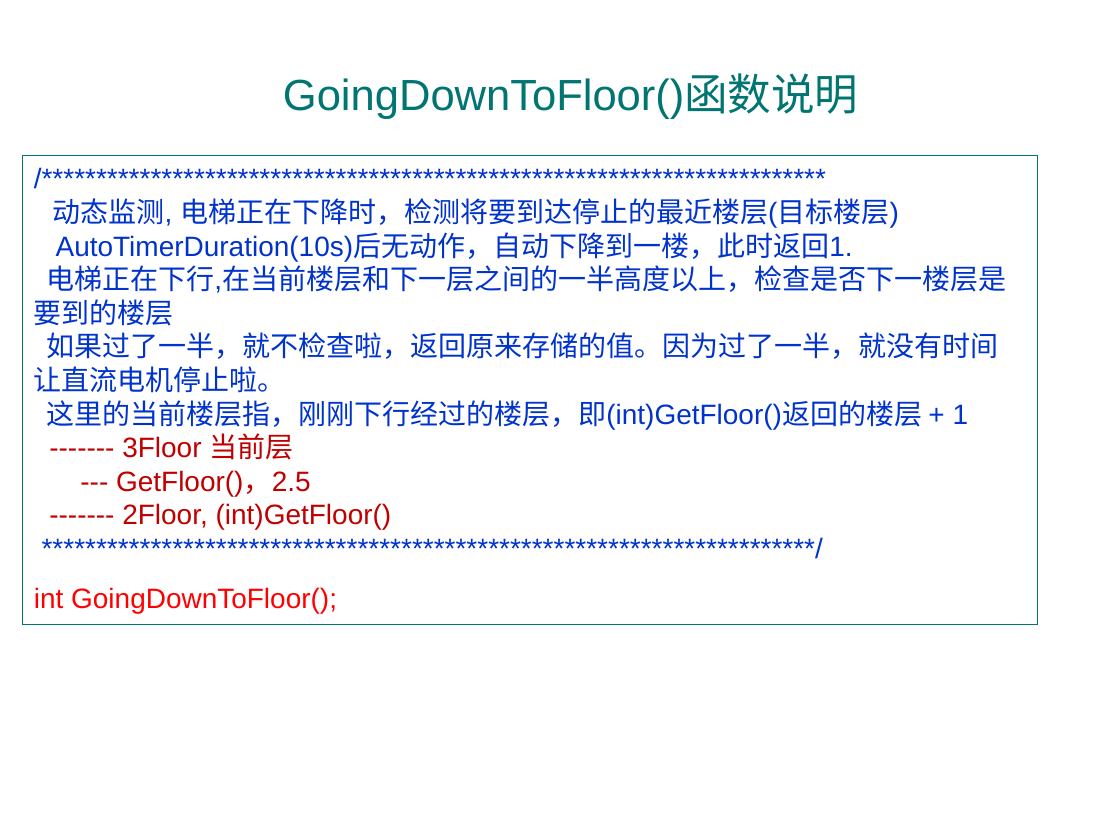
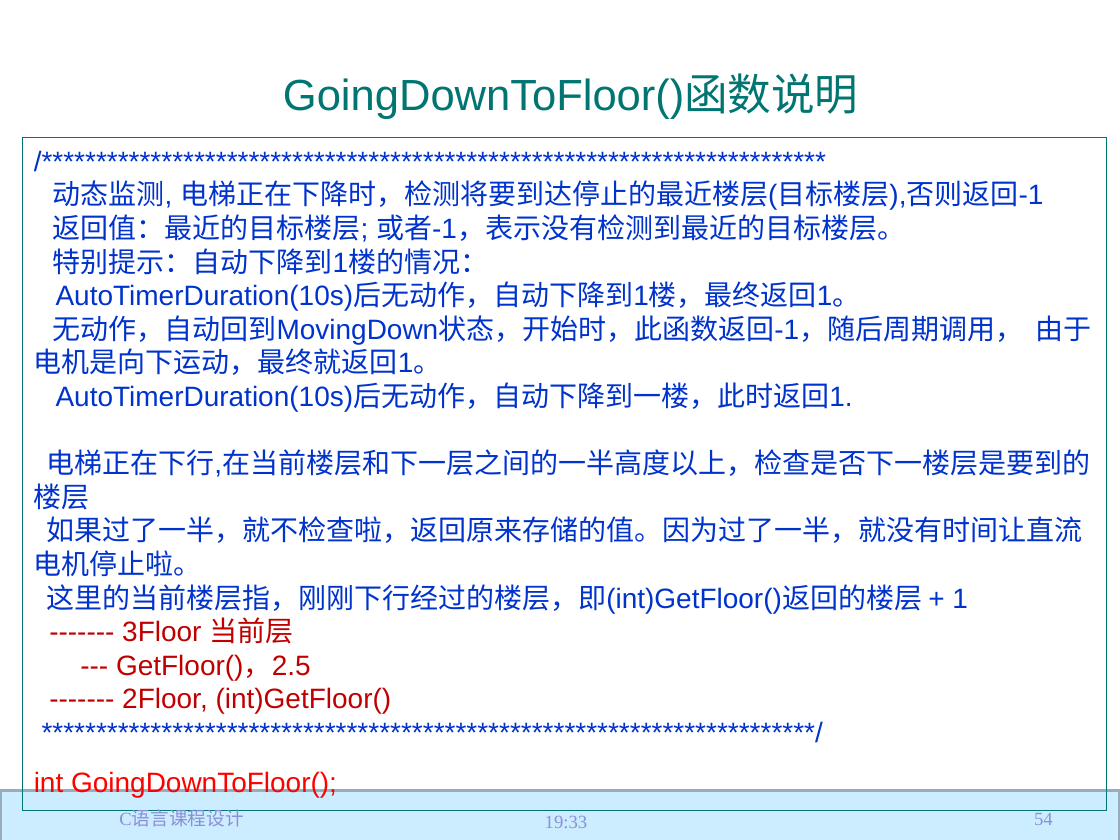
Before and after one commit to jtrfid/C-Repositories, a slide deck: slide 54 of C语言课程设计/2016/Garage_mfc/状态和状态机.pptx (slide 49 before the commit). Drawn at 1120x840 pixels with LibreOffice and Linux fonts; fonts in the diff are those of the drawing; background and template pictures are left out. Boxes give left, top, right and bottom in pixels: in the first picture for what was removed or moved away, otherwise in the second. Text is boxed around its words. In the diff, an @@ line names an element or a change of style, - is before the commit and + after.

```diff
--- a/C语言课程设计/2016/Garage_mfc/状态和状态机.pptx
+++ b/C语言课程设计/2016/Garage_mfc/状态和状态机.pptx
@@ rectangle "/*********************************************************** ..." resized from (x1=22, y1=156, x2=1037, y2=625) to (x1=22, y1=138, x2=1107, y2=811) @@
@@ text in rectangle at (x1=34, y1=180, x2=1092, y2=375): text changed @@
-动态监测, 电梯正在下降时，检测将要到达停止的最近楼层(目标楼层)
+动态监测, 电梯正在下降时，检测将要到达停止的最近楼层(目标楼层),否则返回-1
+返回值：最近的目标楼层; 或者-1，表示没有检测到最近的目标楼层。
+特别提示：自动下降到1楼的情况：
+AutoTimerDuration(10s)后无动作，自动下降到1楼，最终返回1。
+无动作，自动回到MovingDown状态，开始时，此函数返回-1，随后周期调用， 由于电机是向下运动，最终就返回1。
@@ rectangle added at (x1=0, y1=791, x2=1120, y2=840), fill #CCECFF, outline #97AFBD 2 pt @@
@@ text removed at (x1=700, y1=797, x2=1118, y2=831) @@
-厚德 · 求真 · 砺学 · 笃行
@@ text added at (x1=119, y1=811, x2=243, y2=827), 12 pt, text #8C90DA @@
+C语言课程设计
@@ text added at (x1=545, y1=816, x2=587, y2=828), 12 pt, text #8C90DA @@
+19:33
@@ page number added at (x1=1034, y1=813, x2=1053, y2=825), 12 pt, text #8C90DA @@
+54
```
Also in this commit, not shown: 48 other slides changed, 5 slides added, 3 other files.
